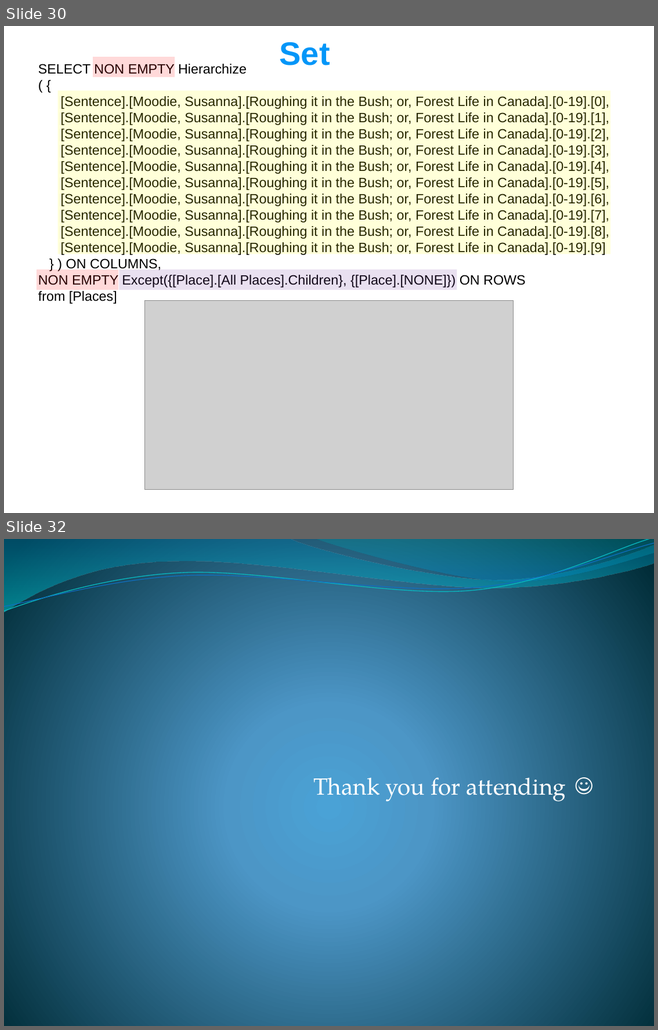
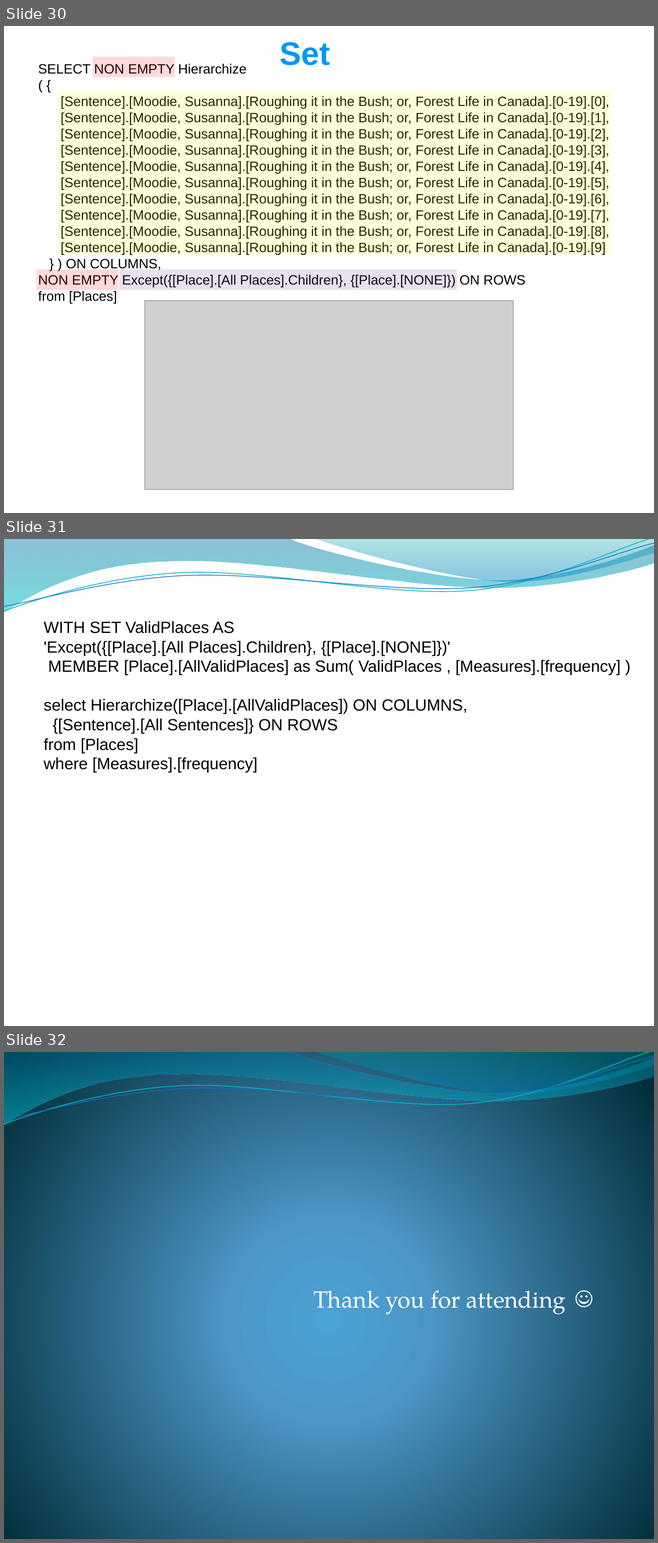
Before and after one commit to edvelezg/unb-dw, a slide deck: project/Presentation/Datawarehousing.pptm. Shown one above the other, each under a label of ours: slides 30 and 32 before the commit, slides 30, 31 and 32 after it; the slides between them are not shown. The pictures are 658x1030 and 658x1543 pixels, drawn with LibreOffice and Linux fonts; fonts in the diff are those of the drawing; grey boxes stand for pictures; background and template pictures are left out. Boxes give left, top, right and bottom in pixels: in the first picture for what was removed or moved away, otherwise in the second. Text is boxed around its words. In the diff, an @@ line names an element or a change of style, - is before the commit and + after.

```diff
--- a/project/Presentation/Datawarehousing.pptm
+++ b/project/Presentation/Datawarehousing.pptm
@@ slide 31 added at box(4, 539, 654, 1026), background picture (left out); not listed: 4 template elements that a slide beside it also shows @@
@@ text added at box(43, 621, 621, 772), 18 pt, text #000000 @@
+WITH SET ValidPlaces AS
+'Except({[Place].[All Places].Children}, {[Place].[NONE]})'
+MEMBER [Place].[AllValidPlaces] as Sum( ValidPlaces , [Measures].[frequency] )
+select Hierarchize([Place].[AllValidPlaces]) ON COLUMNS,
+{[Sentence].[All Sentences]} ON ROWS
+from [Places]
+where [Measures].[frequency]
```
Also in this commit, not shown: 2 slides changed.
